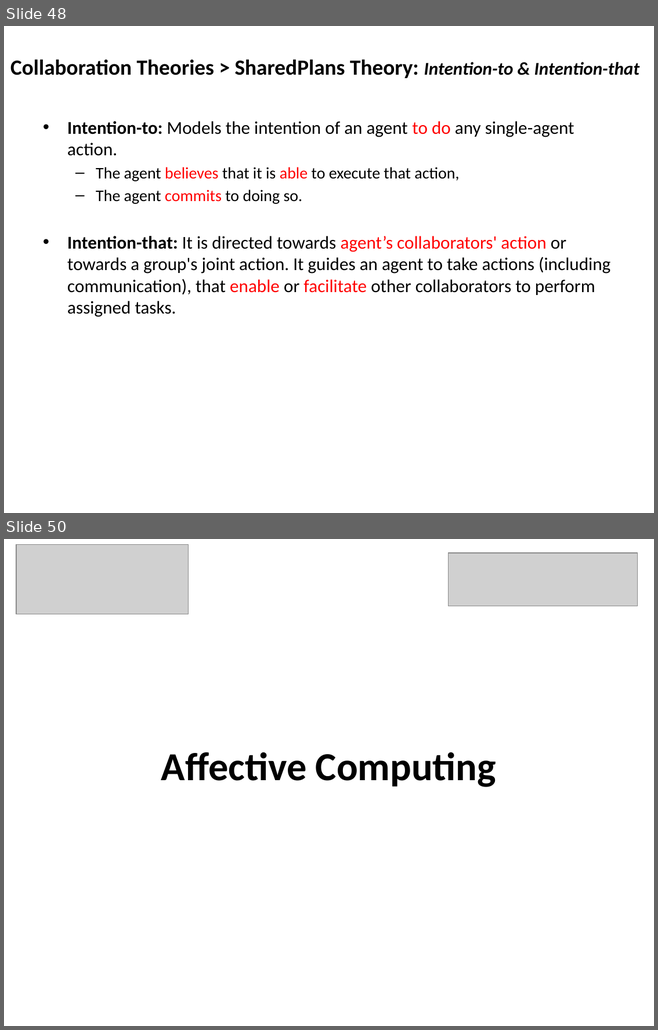
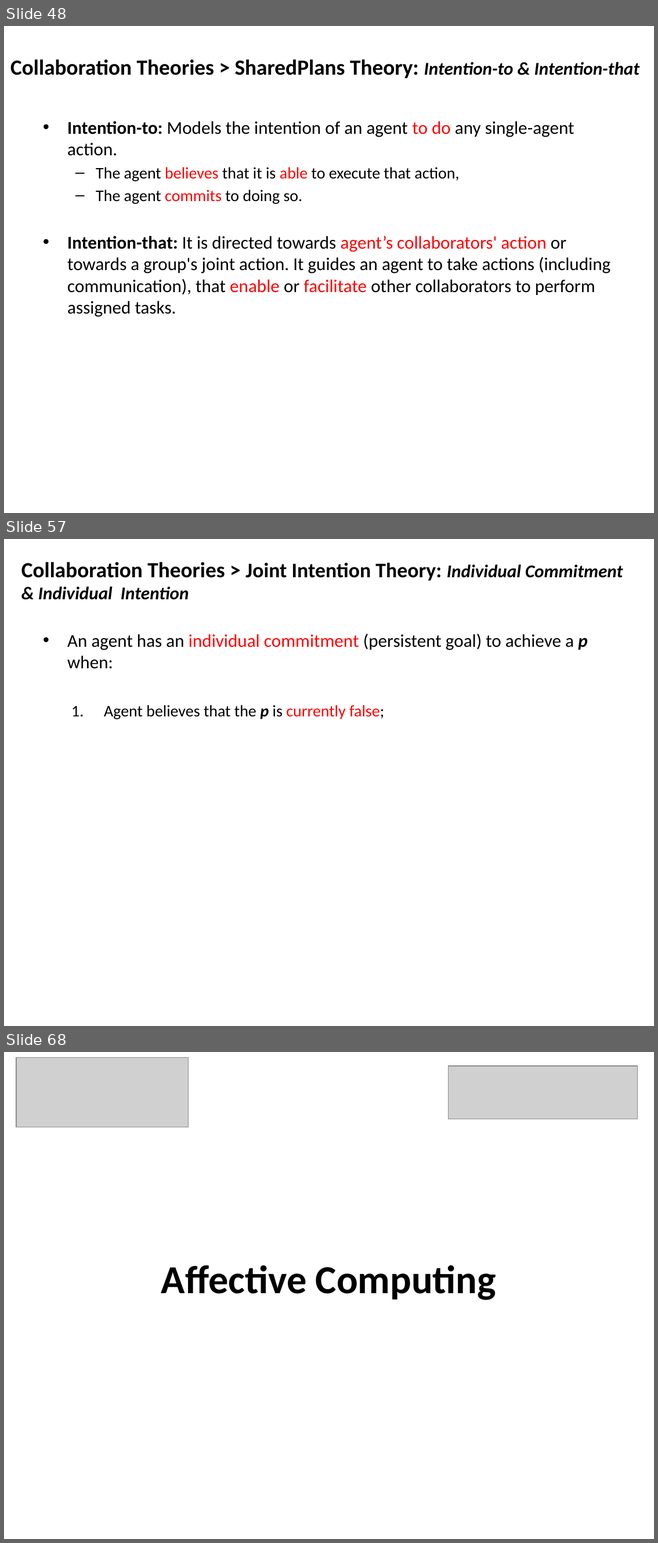
Before and after one commit to mshayganfar/CompExam1, a slide deck: presentation/PhD-comprehensive-exam.pptx. Shown one above the other, each under a label of ours: slides 48 and 50 before the commit, slides 48, 57 and 68 after it; the slides between them are not shown. The pictures are 658x1030 and 658x1543 pixels, drawn with LibreOffice and Linux fonts; fonts in the diff are those of the drawing; grey boxes stand for pictures. Boxes give left, top, right and bottom in pixels: in the first picture for what was removed or moved away, otherwise in the second. Text is boxed around its words. In the diff, an @@ line names an element or a change of style, - is before the commit and + after.

Commit message:
Joint Intentions
Added Joint Intentions theory.

```diff
--- a/presentation/PhD-comprehensive-exam.pptx
+++ b/presentation/PhD-comprehensive-exam.pptx
@@ slide 57 added at (x1=4, y1=539, x2=654, y2=1026), background #FFFFFF @@
@@ text added at (x1=21, y1=562, x2=622, y2=600), 20 pt, text #000000, bold @@
+Collaboration Theories > Joint Intention Theory: Individual Commitment & Individual Intention
@@ text added at (x1=67, y1=634, x2=587, y2=719), 20 pt, text #000000 @@
+• An agent has an individual commitment (persistent goal) to achieve a p when:
+  1. Agent believes that the p is currently false;
@@ what was slide 50 is now slide 68 @@
```
Also in this commit, not shown: 1 slide changed, 17 other slides added.
